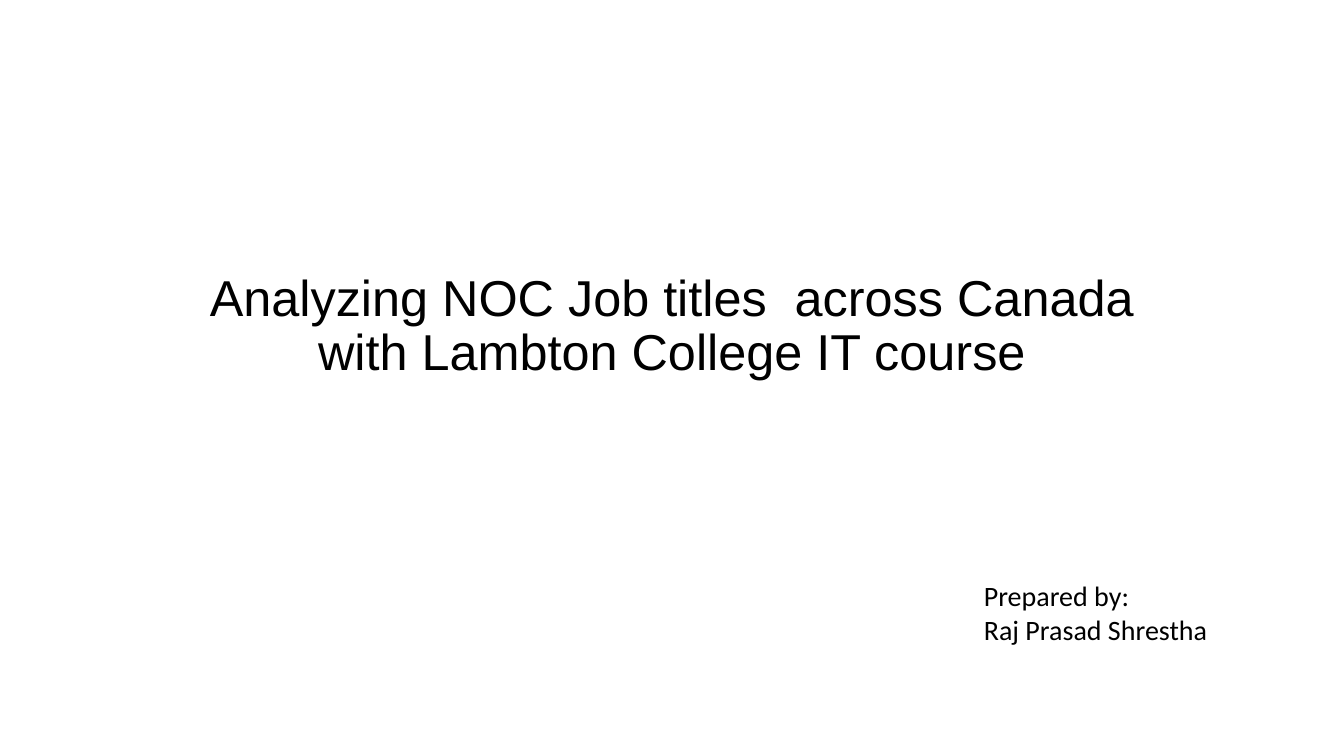
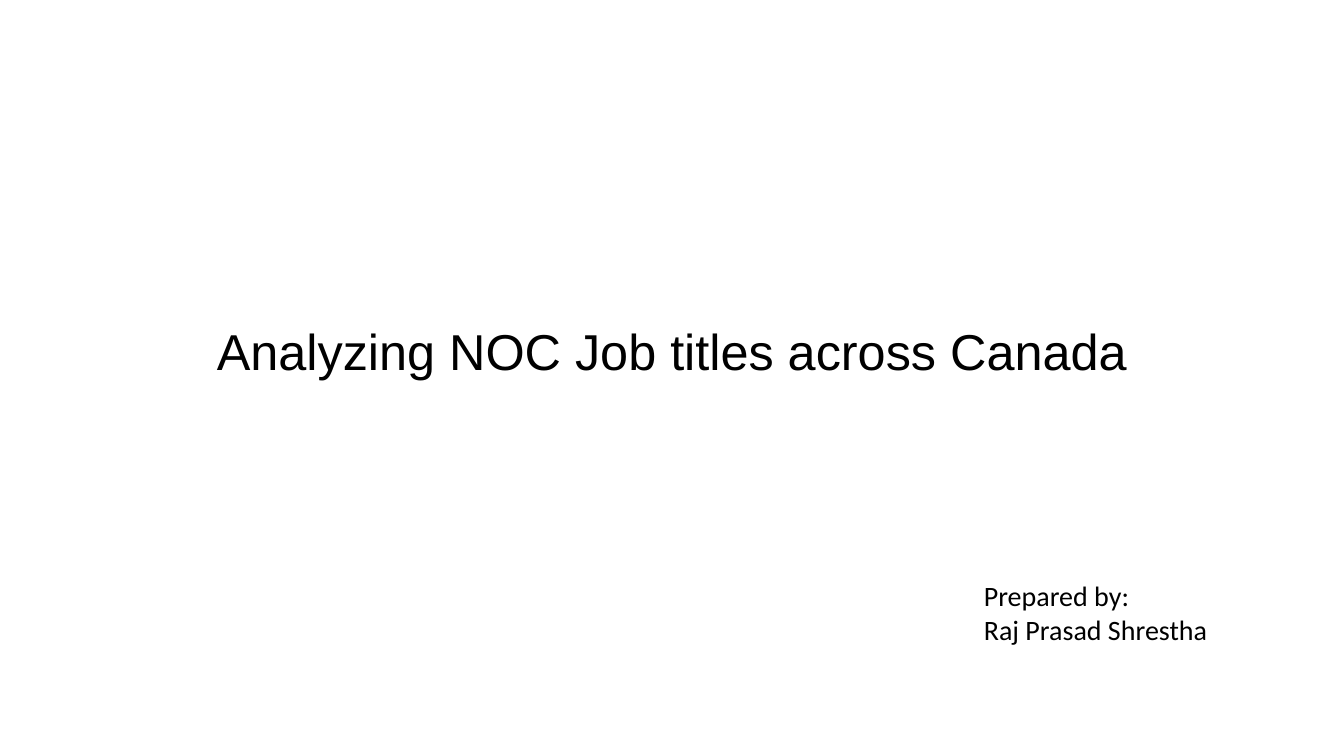
Before and after one commit to rajprasadshrestha/groupassignments, a slide deck: slide 1 of nosqldatabase/Presentation5.pptx. Drawn at 1344x756 pixels with LibreOffice and Linux fonts; fonts in the diff are those of the drawing. Boxes give left, top, right and bottom in pixels: in the first picture for what was removed or moved away, otherwise in the second. Text is boxed around its words. In the diff, an @@ line names an element or a change of style, - is before the commit and + after.

```diff
--- a/nosqldatabase/Presentation5.pptx
+++ b/nosqldatabase/Presentation5.pptx
@@ title at (217,333,1126,380): text changed @@
-Analyzing NOC Job titles across Canada with Lambton College IT course
+Analyzing NOC Job titles across Canada
```
Also in this commit, not shown: 7 other slides changed, 1 slide added, 2 slides removed, 15 other files.
